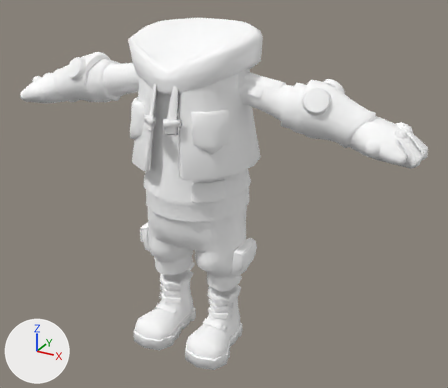
Before and after pictures for a commit that changed the FBX model resources/models/sausage_Model.fbx.
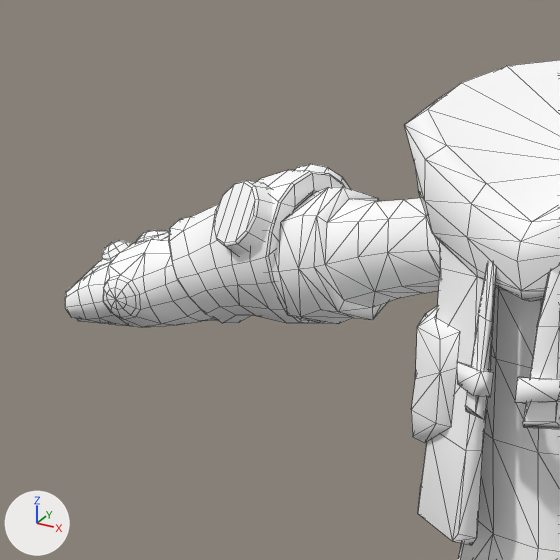
There are two pictures of each version: one whole from a 50 mm lens placed at (1.364, -2.218, 1.869), pointed at (0.104, 0.073, 0.723), one close up on the part from 0% to 39% of the width and 0% to 46% of the height. Every picture has the same lights, and +X, +Y and +Z are marked at lower left. The close-ups show mesh edges as thin lines. Where no turn or scale is listed for an object, it has been applied to the vertices.

The first close-up shows 'Gloves_68', 'Suit_10'.
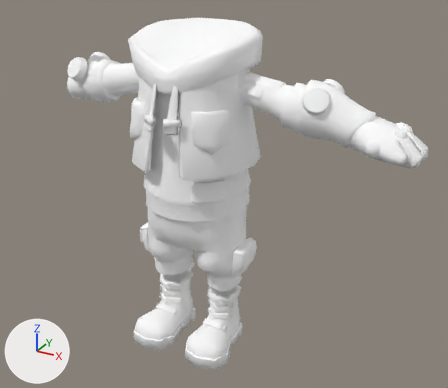
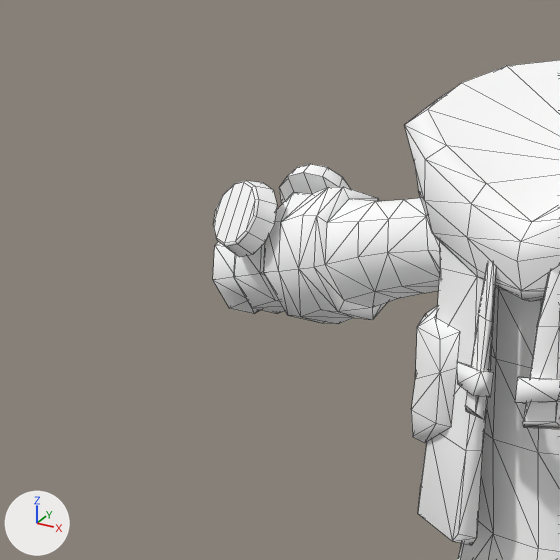
Pixel boxes [x1, y1, x2, y2] of what changed, in the close-ups (560 x 560 px):
'Gloves_68', reshaped: before [65, 164, 351, 327]; after [213, 164, 351, 257]
part 1 of me_mesh_002, deleted: before [65, 170, 345, 327]

The change, as a diff of the scene's bpy script:
```diff
--- a/resources/models/sausage_Model.fbx.py
+++ b/resources/models/sausage_Model.fbx.py
@@ me_mesh_002 @@
 me_mesh_002.from_pydata(...)  # 762 vertices, 866 faces; spans x -0.98..0.98, y -0.12..0.13, z 1.04..1.31
 # used by ob_gloves_68; location = (0.0, 0.0, 0.0)
+# me_mesh_002 part 1: the loose piece of 309 vertices spanning x -0.98..-0.52, y -0.12..0.12, z 1.04..1.31 is deleted
 me_mesh_002.materials.append(mat_material__24321)
```
